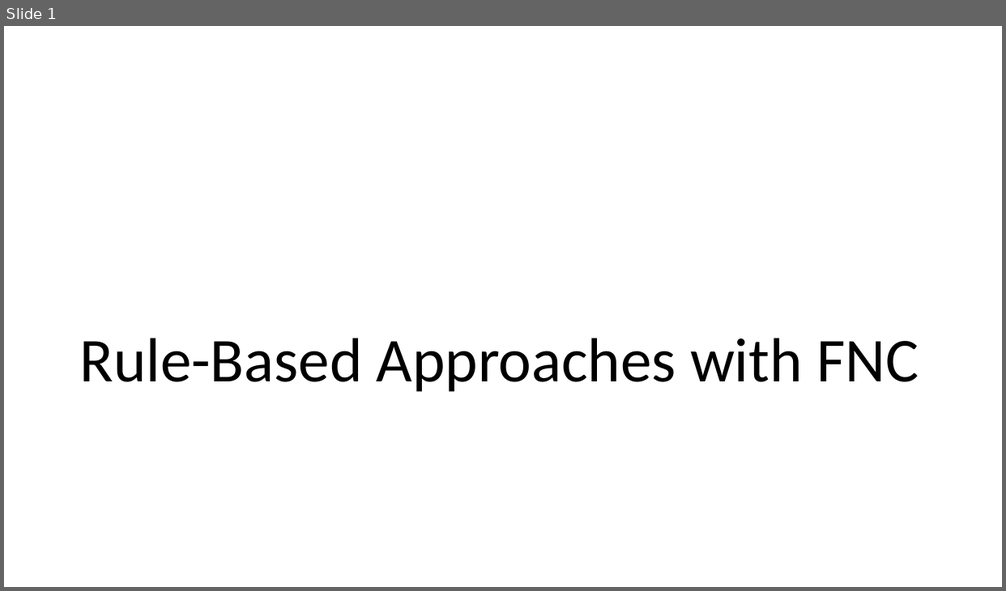
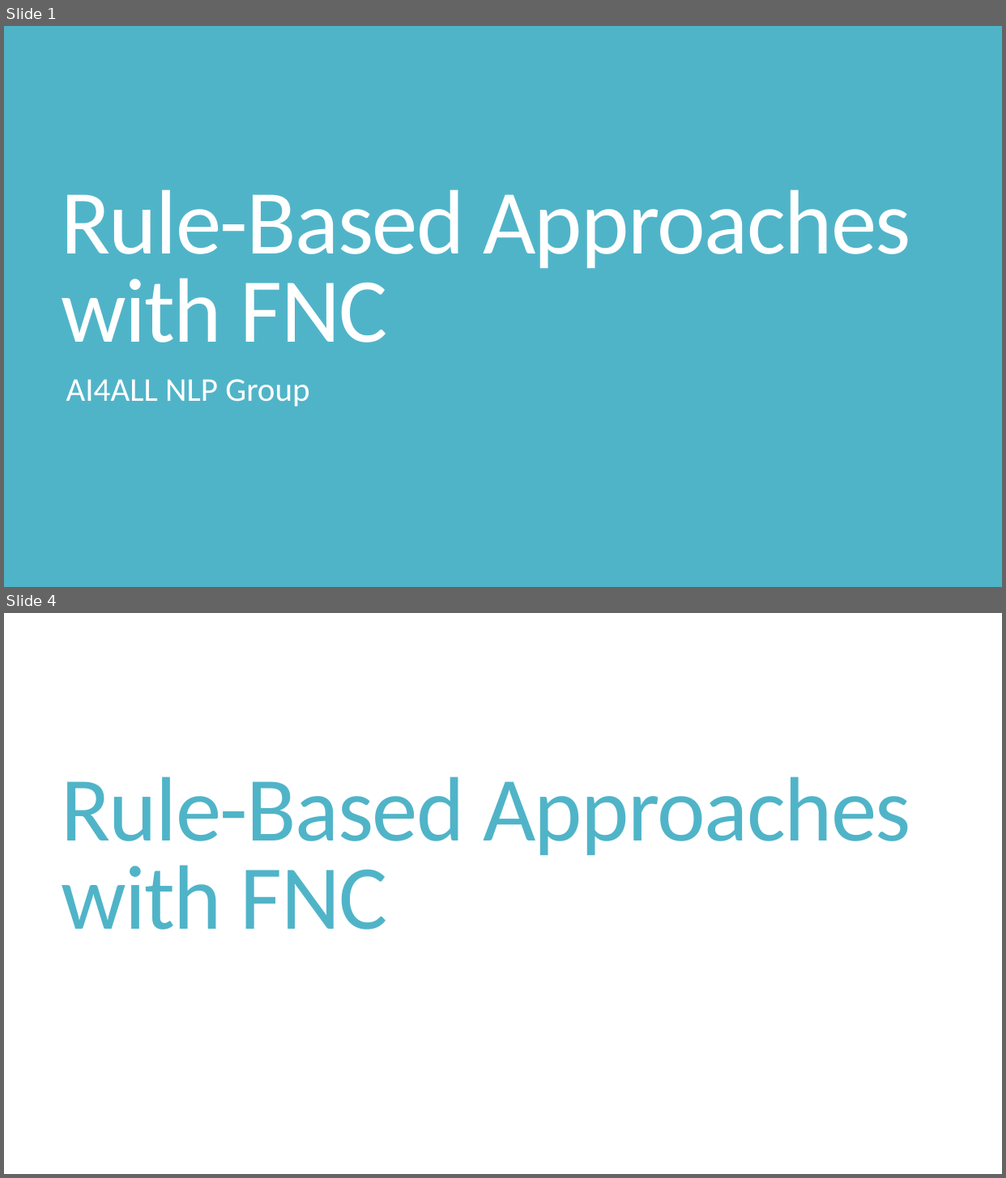
Before and after one commit to cchen23/AI4ALL_NLP, a slide deck: Slides/Day5_Rule_Based_Models_II.pptx. Shown one above the other, each under a label of ours: slide 1 before the commit, slides 1 and 4 after it; the slides between them are not shown. The pictures are 1006x591 and 1006x1178 pixels, drawn with LibreOffice and Linux fonts; fonts in the diff are those of the drawing. Boxes give left, top, right and bottom in pixels: in the first picture for what was removed or moved away, otherwise in the second. Text is boxed around its words. In the diff, an @@ line names an element or a change of style, - is before the commit and + after.

```diff
--- a/Slides/Day5_Rule_Based_Models_II.pptx
+++ b/Slides/Day5_Rule_Based_Models_II.pptx
@@ slide 4 added at <box>4,613,1002,1174</box>, background #FFFFFF @@
@@ title added at <box>61,777,911,930</box>, 88 pt, text #50B4C8 @@
+Rule-Based Approaches with FNC
@@ slide 1 changed as well @@
@@ background #FFFFFF to #50B4C8 @@
@@ title "Rule-Based Approaches with FNC": place and size @@
-title "Rule-Based Approaches with FNC" at <box>79,338,918,392</box>
+title "Rule-Based Approaches with FNC" at <box>61,190,911,343</box>
@@ title "Rule-Based Approaches with FNC" at <box>61,190,911,343</box>: size 60 to 88 pt, text colour #000000 to #FFFFFF, letter spacing 0 to -1.2 pt; line spacing 0.9 to 0.8 @@
@@ subtitle added at <box>66,379,309,407</box>, 32 pt, text #FFFFFF @@
+AI4ALL NLP Group
```
Also in this commit, not shown: 1 other slide changed, 4 other slides added, 1 slide removed, 12 other files.
